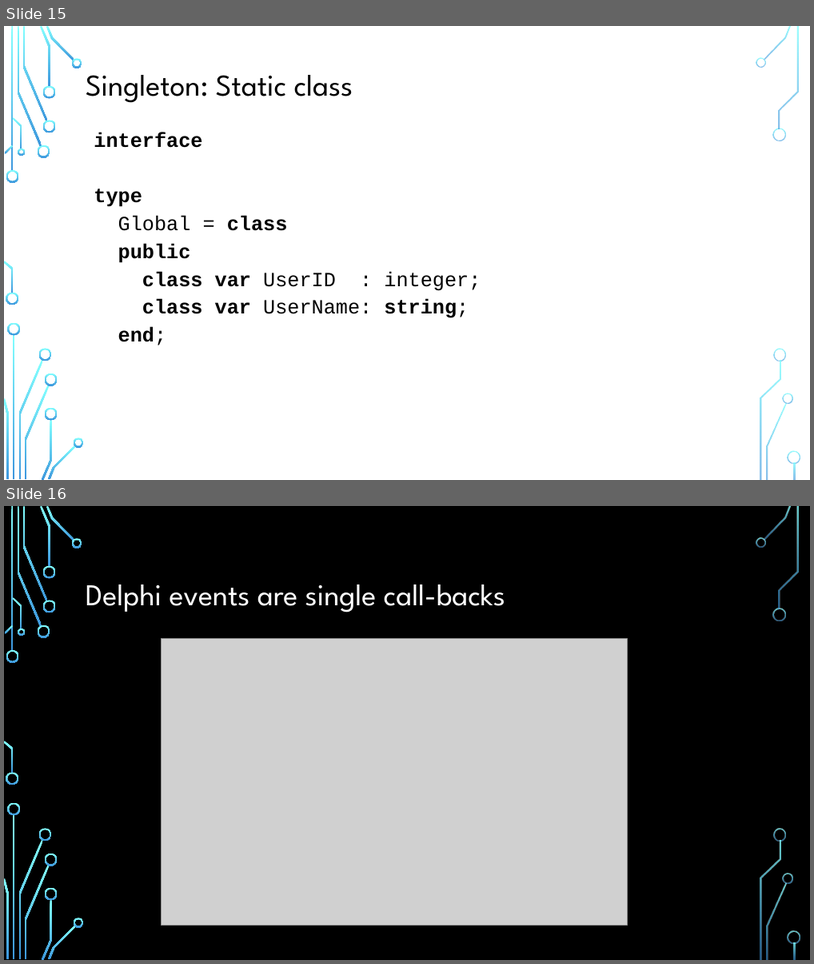
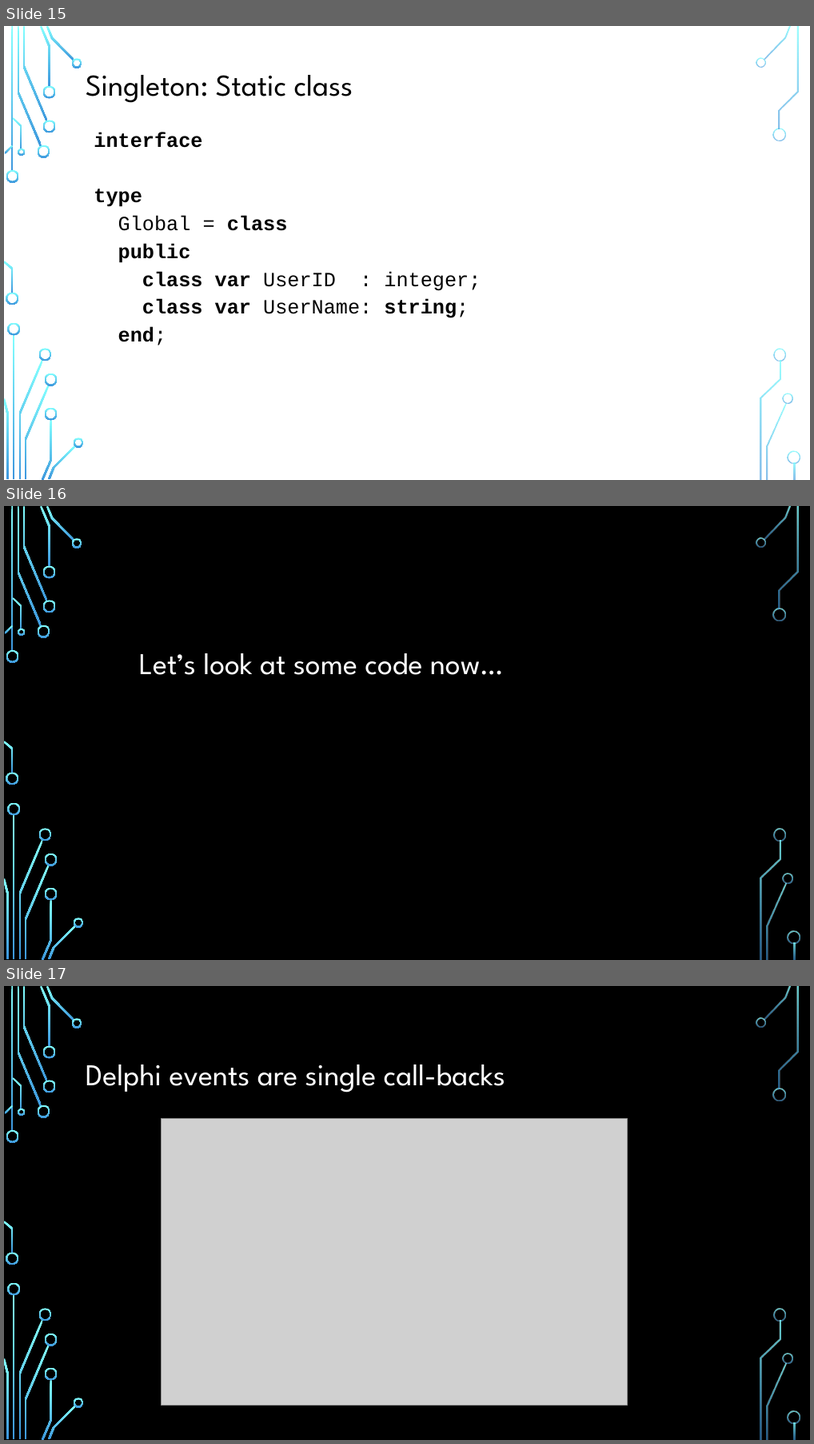
Before and after one commit to ADUG-Perth/Symposium-2021, a slide deck: Doc/Software patterns in Delphi.pptx. Shown one above the other, each under a label of ours: slides 15 and 16 before the commit, slides 15, 16 and 17 after it. The pictures are 814x964 and 814x1444 pixels, drawn with LibreOffice and Linux fonts; fonts in the diff are those of the drawing; grey boxes stand for pictures; background and template pictures are left out. Boxes give left, top, right and bottom in pixels: in the first picture for what was removed or moved away, otherwise in the second. Text is boxed around its words. In the diff, an @@ line names an element or a change of style, - is before the commit and + after.

```diff
--- a/Doc/Software patterns in Delphi.pptx
+++ b/Doc/Software patterns in Delphi.pptx
@@ slide 16 added at (x1=4, y1=506, x2=810, y2=960), background picture (left out); not listed: 36 template elements that a slide beside it also shows @@
@@ title added at (x1=139, y1=653, x2=503, y2=675), 36 pt, text #FFFFFF @@
+Let’s look at some code now…
@@ what was slide 16 is now slide 17 @@
```
Also in this commit, not shown: 7 slides changed, 2 other slides added, 2 slides removed, 4 other files.
